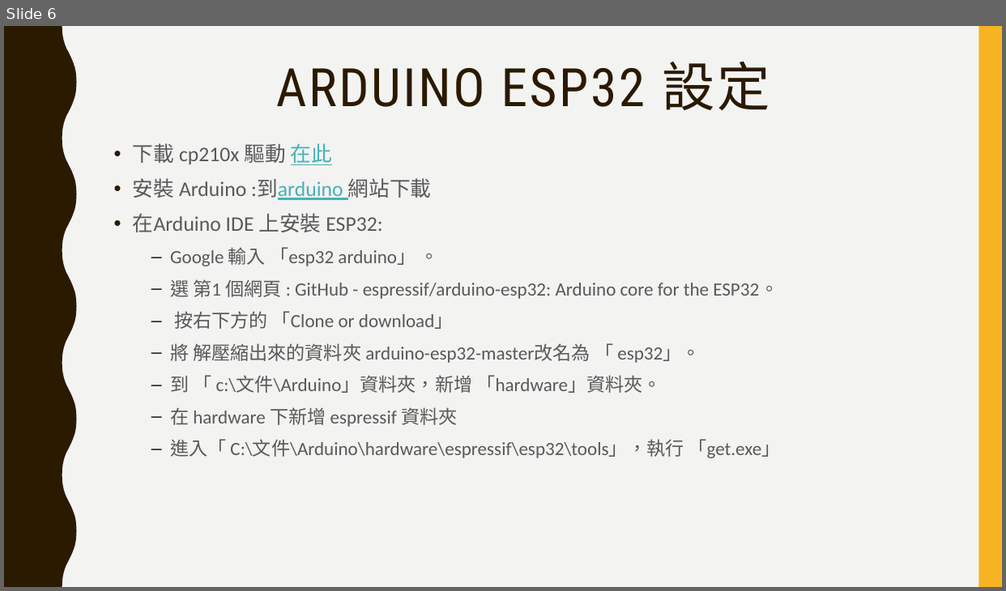
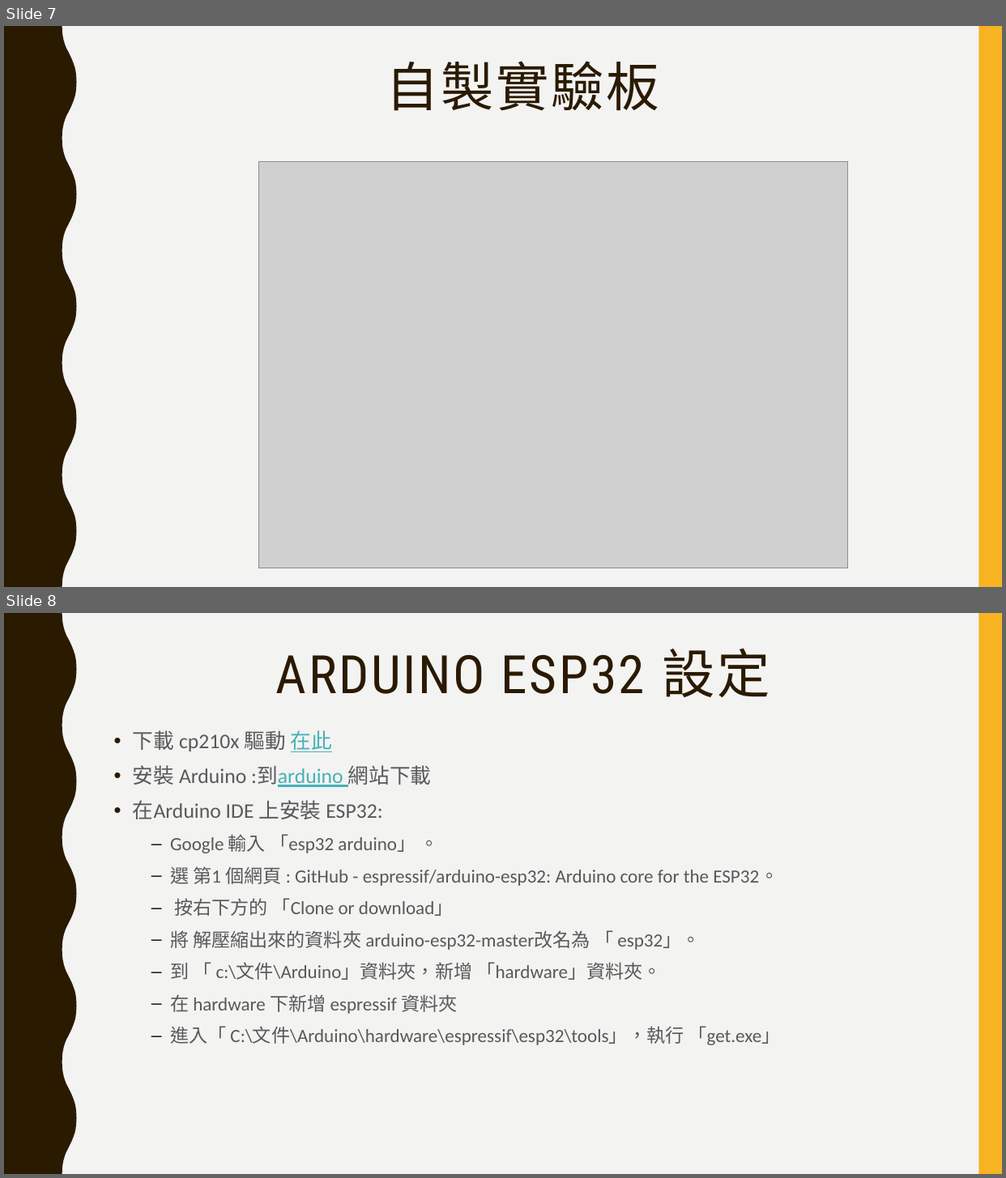
Before and after one commit to jumbokh/esp32_learn, a slide deck: DOIT-ESP32.pptx. Shown one above the other, each under a label of ours: slide 6 before the commit, slides 7 and 8 after it. The pictures are 1006x591 and 1006x1178 pixels, drawn with LibreOffice and Linux fonts; fonts in the diff are those of the drawing; grey boxes stand for pictures. Boxes give left, top, right and bottom in pixels: in the first picture for what was removed or moved away, otherwise in the second. Text is boxed around its words. In the diff, an @@ line names an element or a change of style, - is before the commit and + after.

```diff
--- a/DOIT-ESP32.pptx
+++ b/DOIT-ESP32.pptx
@@ slide 7 added at [4,26,1002,587], background #F3F3F2; not listed: 2 template elements that a slide beside it also shows @@
@@ title added at [386,61,659,111], 51 pt, text #2A1A00 @@
+自製實驗板
@@ picture added at [258,161,848,569] @@
@@ what was slide 6 is now slide 8 @@
```
Also in this commit, not shown: 1 slide changed, 4 other slides added, 4 other files.
